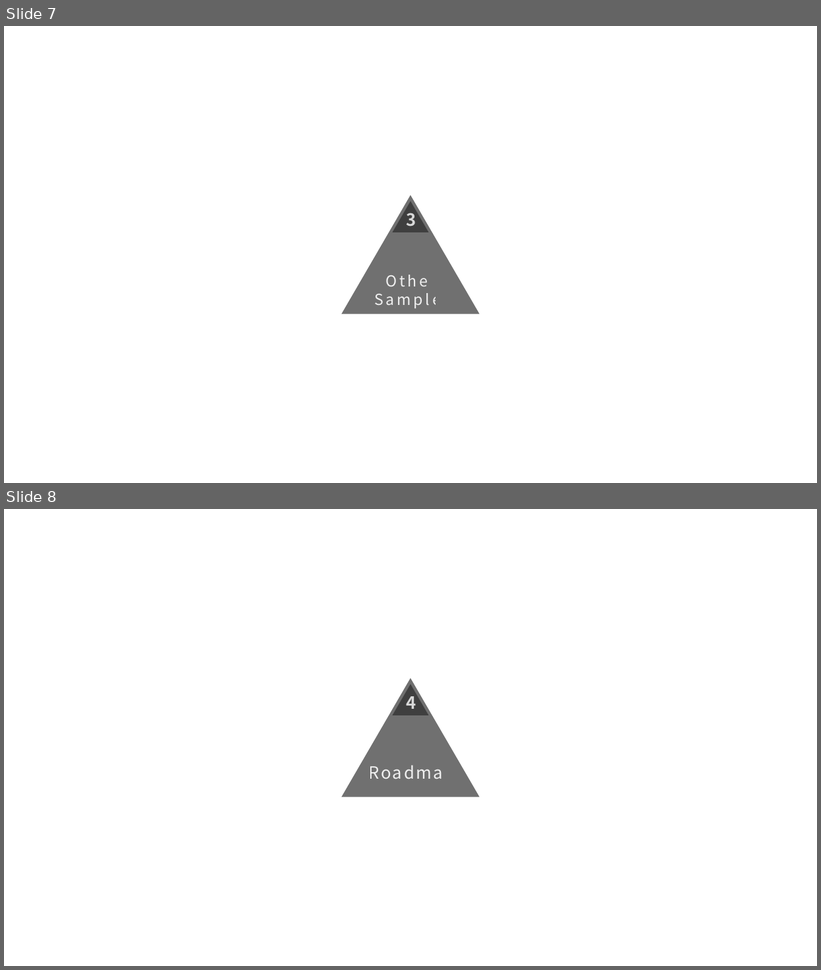
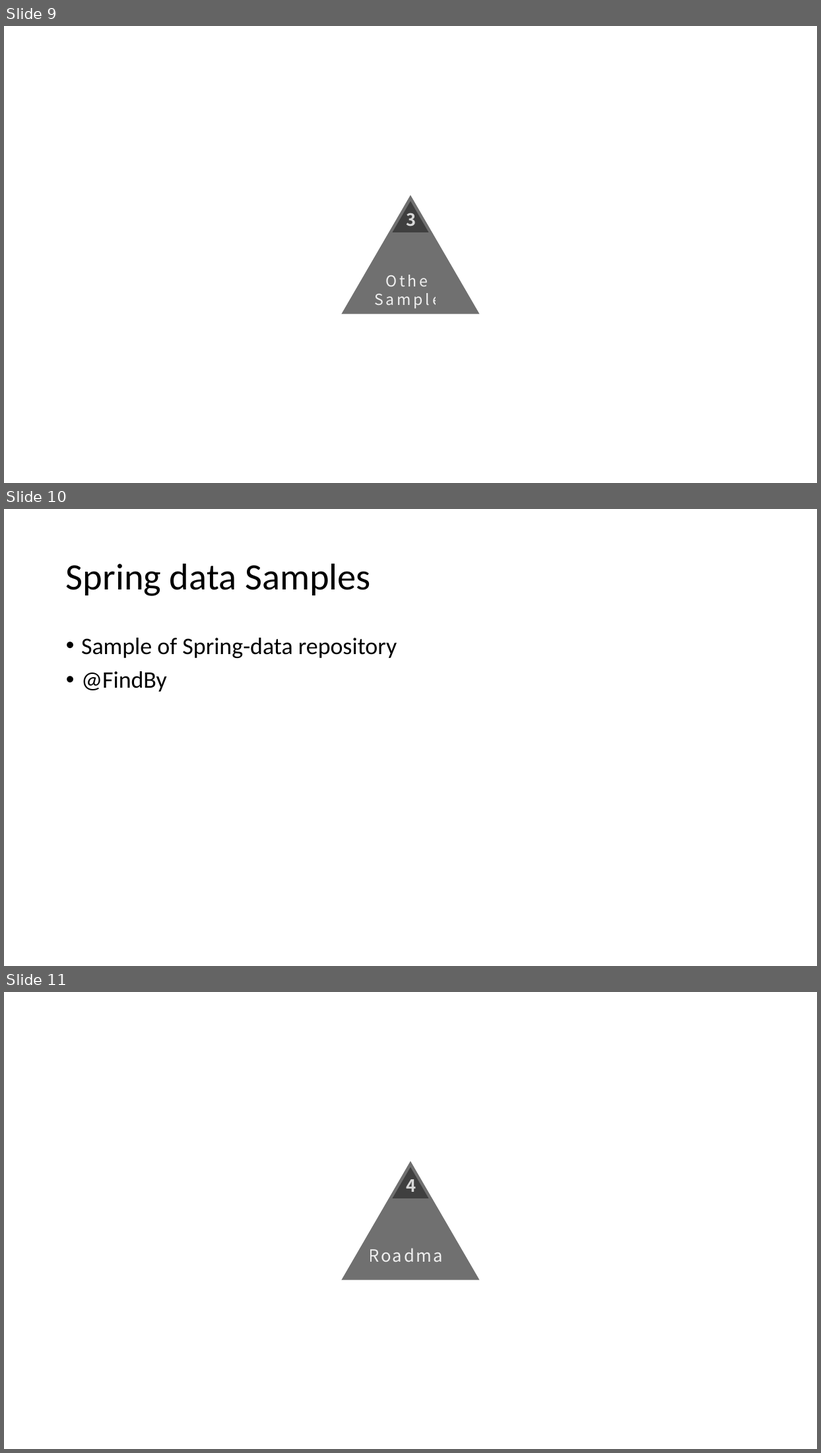
Before and after one commit to xuse/ef-orm, a slide deck: manual/Others/GQ 1.12.pptx. Shown one above the other, each under a label of ours: slides 7 and 8 before the commit, slides 9, 10 and 11 after it. The pictures are 821x970 and 821x1453 pixels, drawn with LibreOffice and Linux fonts; fonts in the diff are those of the drawing. Boxes give left, top, right and bottom in pixels: in the first picture for what was removed or moved away, otherwise in the second. Text is boxed around its words. In the diff, an @@ line names an element or a change of style, - is before the commit and + after.

```diff
--- a/manual/Others/GQ 1.12.pptx
+++ b/manual/Others/GQ 1.12.pptx
@@ slide 10 added at [4, 509, 817, 966], background #FFFFFF @@
@@ title added at [66, 563, 371, 596], 44 pt, text #000000 @@
+Spring data Samples
@@ text added at [81, 638, 397, 692], 28 pt, text #000000 @@
+• Sample of Spring-data repository
+• @FindBy
@@ what was slide 7 is now slide 9 @@
@@ what was slide 8 is now slide 11 @@
```
Also in this commit, not shown: 1 slide changed, 2 other slides added.
